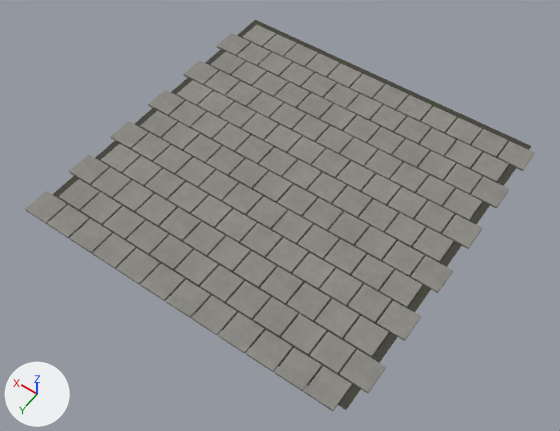
Renders of the Blender file assets/source/blender/ground/paved_walkway_tile.blend from each side of a commit.
One viewpoint serves both versions: a 50 mm camera at (-4.84, 7.11, 9.95) aimed at (-0.15, 0.55, -0.36). The lights are fixed; the arrows at lower left show +X, +Y and +Z. The older version comes first.

In view in the first picture: 'JointBed_Tile-1+0', 'JointBed_Tile-1+1', 'JointBed_Tile-1-1', 'PavingSlabs', 'PavingSlabs_Tile+0+1', 'PavingSlabs_Tile+0-1', 'PavingSlabs_Tile+1+0', 'PavingSlabs_Tile+1+1', 'PavingSlabs_Tile+1-1', 'PavingSlabs_Tile-1+0', 'PavingSlabs_Tile-1+1', 'PavingSlabs_Tile-1-1' and 6 more.
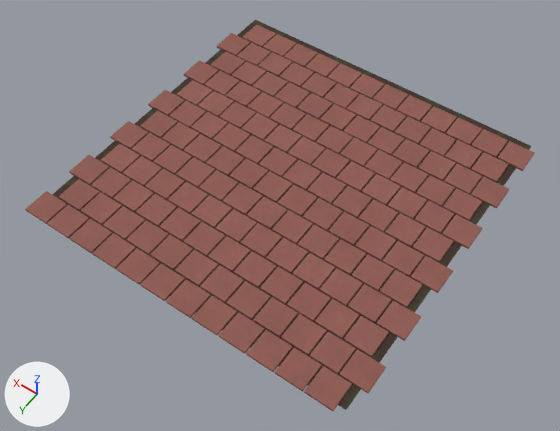
Scene script edits in JSON lines:
```json
{"block": "mat_concreteslab", "where": "n16 = _N.new('ShaderNodeRGB'); n16.name = 'Color'"}
{"op": "set", "path": "n16.outputs[0].default_value", "old": "(0.3, 0.29, 0.262, 1.0)", "new": "(0.319, 0.12, 0.095, 1.0)", "note": "'Color', grey #95938c -> 'Color', brown #996157"}
```

What differs and where, as boxes (x1, y1, x2, y2) in the pictures (560 x 431 px):
```json
{"object": "PavingSlabs_Tile-1+1", "change": "recoloured", "before": [218, 253, 421, 411], "after": [218, 253, 421, 411], "on screen": "grey to brown"}
{"object": "PavingSlabs_Tile+0+1", "change": "recoloured", "before": [116, 195, 308, 335], "after": [116, 195, 308, 335], "on screen": "grey to brown"}
{"object": "PavingSlabs_Tile-1+0", "change": "recoloured", "before": [297, 174, 482, 307], "after": [297, 174, 482, 307], "on screen": "grey to brown"}
{"object": "PavingSlabs_Tile+1+1", "change": "recoloured", "before": [25, 144, 208, 269], "after": [25, 144, 208, 269], "on screen": "grey to brown"}
{"object": "PavingSlabs", "change": "recoloured", "before": [199, 125, 375, 244], "after": [199, 125, 375, 244], "on screen": "grey to brown"}
{"object": "PavingSlabs_Tile-1-1", "change": "recoloured", "before": [365, 106, 535, 221], "after": [365, 106, 535, 221], "on screen": "grey to brown"}
{"object": "PavingSlabs_Tile+1+0", "change": "recoloured", "before": [110, 80, 279, 188], "after": [110, 80, 279, 188], "on screen": "grey to brown"}
{"object": "PavingSlabs_Tile+0-1", "change": "recoloured", "before": [269, 64, 432, 166], "after": [269, 64, 432, 166], "on screen": "grey to brown"}
{"object": "PavingSlabs_Tile+1-1", "change": "recoloured", "before": [184, 25, 340, 118], "after": [184, 25, 340, 118], "on screen": "grey to brown"}
```
